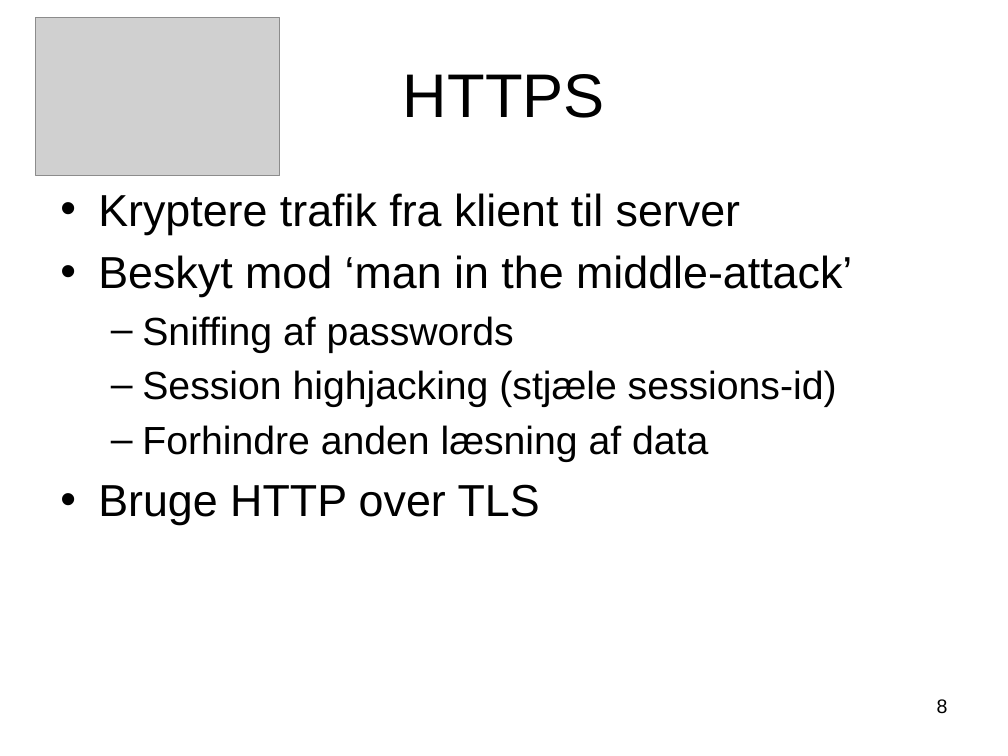
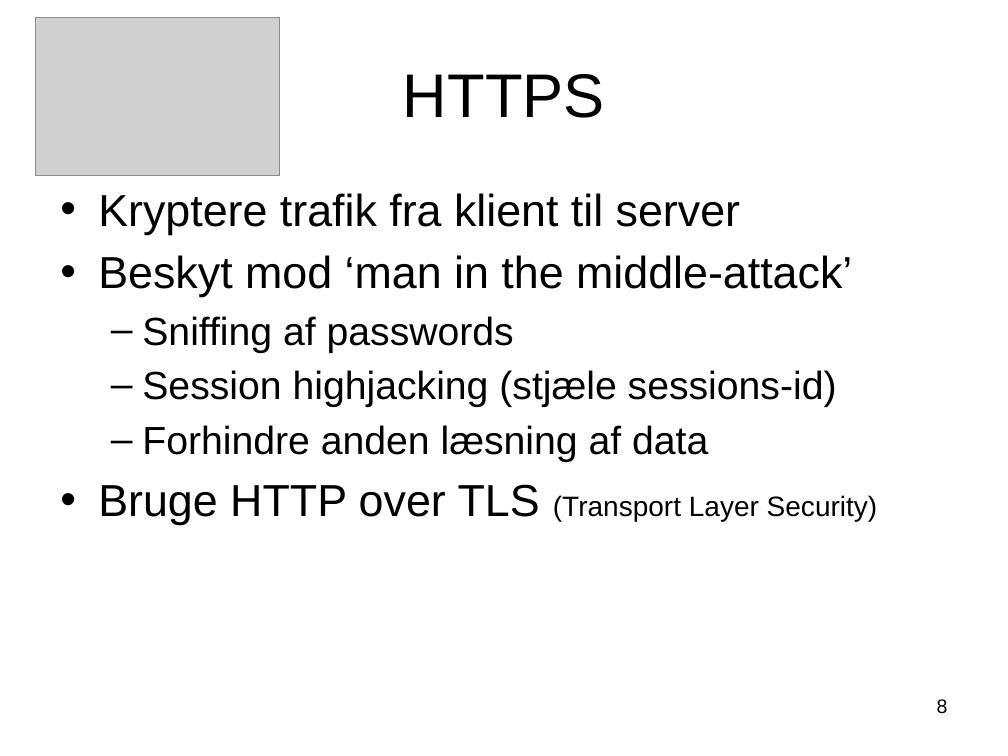
Before and after one commit to CphBusAUwpss/w6-security, a slide deck: slide 8 of Security.pptx. Drawn at 1008x756 pixels with LibreOffice and Linux fonts; fonts in the diff are those of the drawing; grey boxes stand for pictures; background and template pictures are left out. Boxes give left, top, right and bottom in pixels: in the first picture for what was removed or moved away, otherwise in the second. Text is boxed around its words. In the diff, an @@ line names an element or a change of style, - is before the commit and + after.

```diff
--- a/Security.pptx
+++ b/Security.pptx
@@ text at box(98, 484, 878, 525): text changed; size 32 to 20 pt @@
-• Bruge HTTP over TLS
+• Bruge HTTP over TLS (Transport Layer Security)
```
Also in this commit, not shown: 2 other slides changed, 3 other files.
